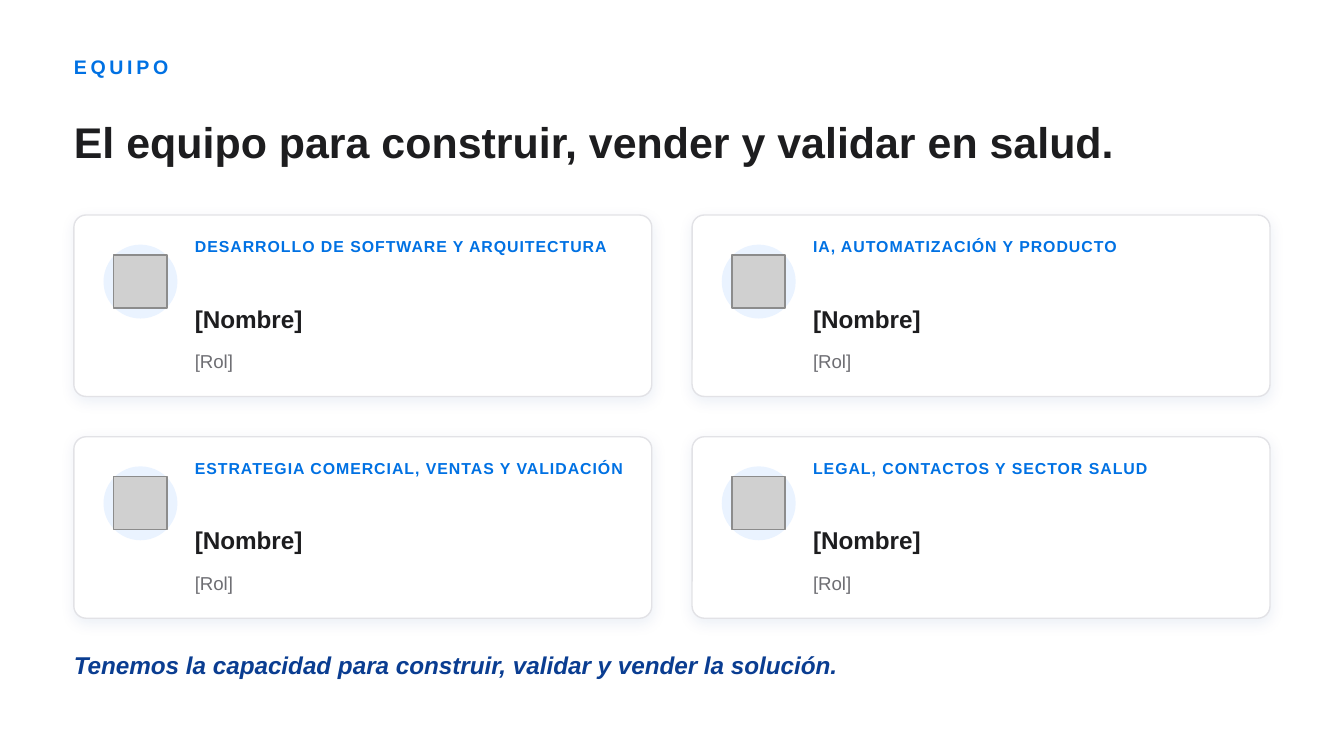
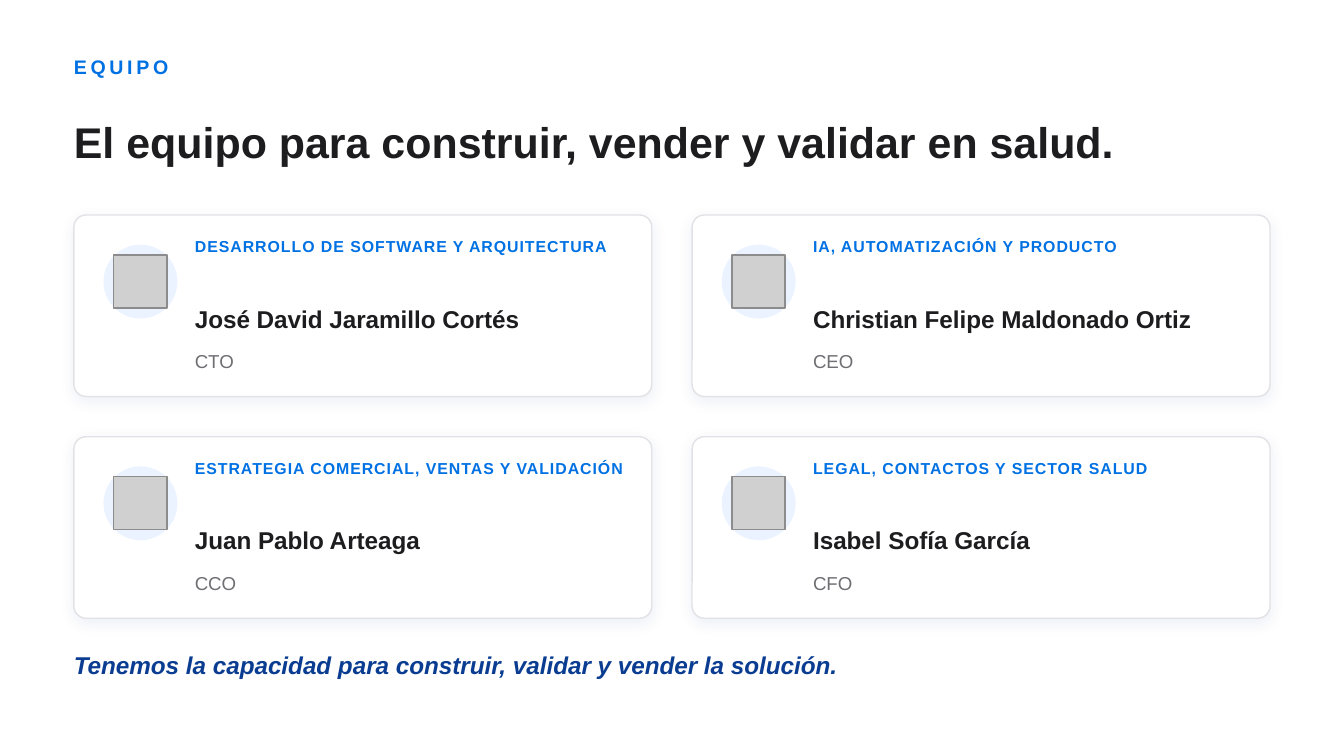
Before and after one commit to joseph1356k/presentaci-n-capital-semilla-, a slide deck: slide 11 of miracle_capital_semilla_pitch.pptx. Drawn at 1344x756 pixels with LibreOffice and Linux fonts; fonts in the diff are those of the drawing; grey boxes stand for pictures. Boxes give left, top, right and bottom in pixels: in the first picture for what was removed or moved away, otherwise in the second. Text is boxed around its words. In the diff, an @@ line names an element or a change of style, - is before the commit and + after.

Commit message:
Fill in real team names and roles for slide 11
José David Jaramillo Cortés (CTO), Christian Felipe Maldonado Ortiz (CEO),
Juan Pablo Arteaga (CCO), Isabel Sofía García (CFO).

```diff
--- a/miracle_capital_semilla_pitch.pptx
+++ b/miracle_capital_semilla_pitch.pptx
@@ text at (x1=195, y1=310, x2=519, y2=329): text changed @@
-[Nombre]
+José David Jaramillo Cortés
@@ text at (x1=813, y1=310, x2=1191, y2=333): text changed @@
-[Nombre]
+Christian Felipe Maldonado Ortiz
@@ text at (x1=195, y1=355, x2=234, y2=368): text changed @@
-[Rol]
+CTO
@@ text at (x1=813, y1=355, x2=853, y2=368): text changed @@
-[Rol]
+CEO
@@ text at (x1=195, y1=531, x2=420, y2=554): text changed @@
-[Nombre]
+Juan Pablo Arteaga
@@ text at (x1=813, y1=531, x2=1029, y2=550): text changed @@
-[Nombre]
+Isabel Sofía García
@@ text at (x1=195, y1=577, x2=236, y2=590): text changed @@
-[Rol]
+CCO
@@ text at (x1=813, y1=577, x2=852, y2=590): text changed @@
-[Rol]
+CFO
```
Also in this commit, not shown: 1 other file.
